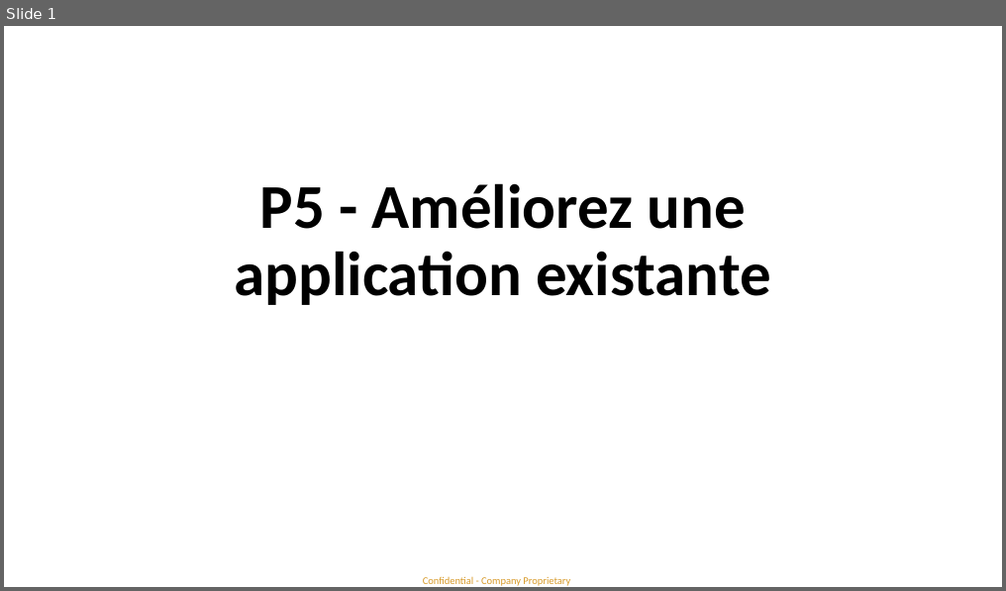
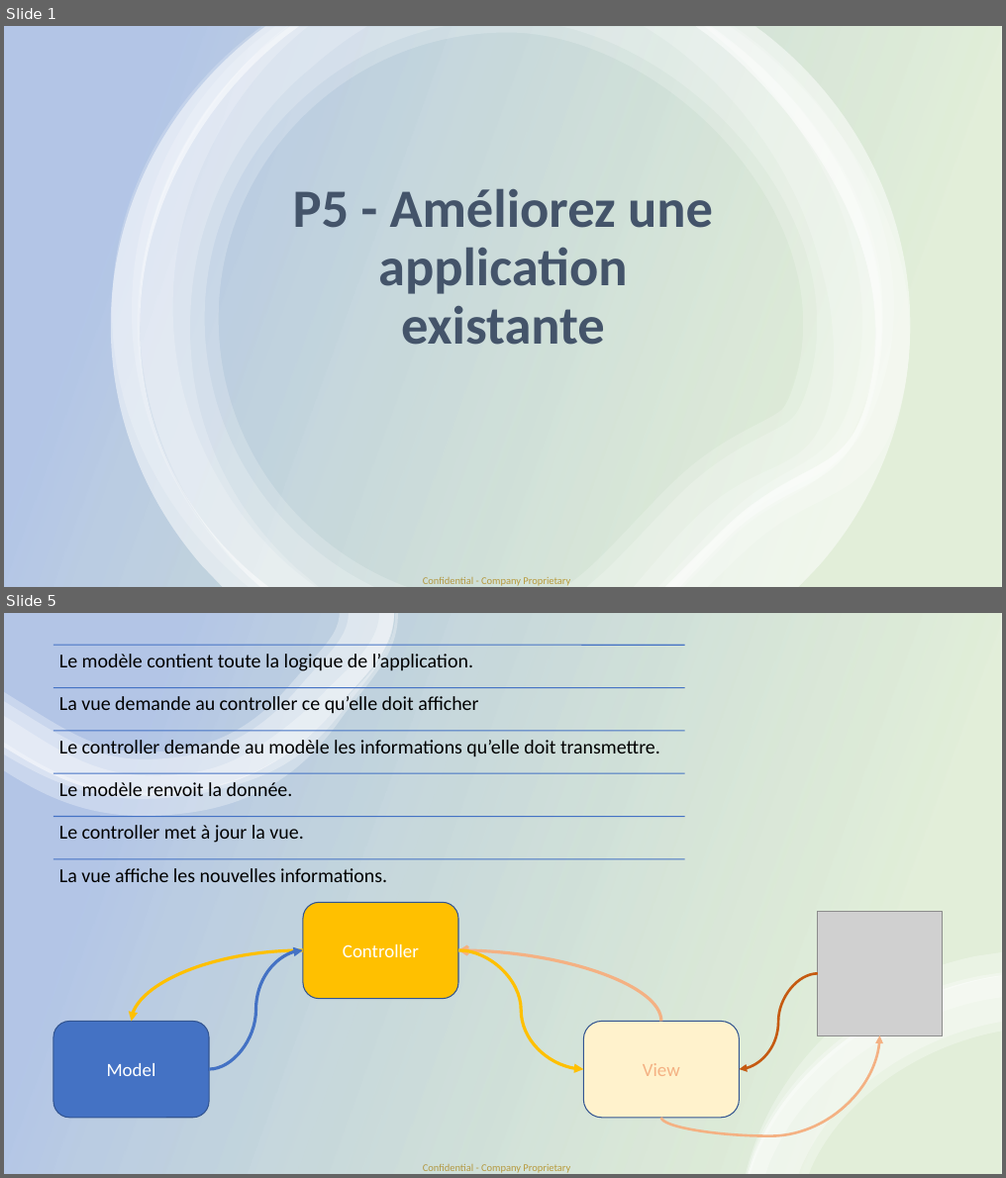
Before and after one commit to yoan8306/P5, a slide deck: P5_02_presentation/Présentation1.pptx. Shown one above the other, each under a label of ours: slide 1 before the commit, slides 1 and 5 after it; the slides between them are not shown. The pictures are 1006x591 and 1006x1178 pixels, drawn with LibreOffice and Linux fonts; fonts in the diff are those of the drawing; grey boxes stand for pictures. Boxes give left, top, right and bottom in pixels: in the first picture for what was removed or moved away, otherwise in the second. Text is boxed around its words. In the diff, an @@ line names an element or a change of style, - is before the commit and + after.

```diff
--- a/P5_02_presentation/Présentation1.pptx
+++ b/P5_02_presentation/Présentation1.pptx
@@ slide 5 added at (x1=4, y1=613, x2=1002, y2=1174), background #FFFFFF; not listed: 1 template element that a slide beside it also shows @@
@@ rectangle added at (x1=4, y1=613, x2=1002, y2=1174), fill gradient #70AD47 to #4472C4 @@
@@ group added at (x1=4, y1=613, x2=399, y2=816): 4 freeform shapes @@
@@ group added at (x1=54, y1=646, x2=685, y2=882): 6 lines, 6 texts @@
+Le modèle contient toute la logique de l’application.
+La vue demande au controller ce qu’elle doit afficher
+Le controller demande au modèle les informations qu’elle doit transmettre.
+Le modèle renvoit la donnée.
+Le controller met à jour la vue.
+La vue affiche les nouvelles informations.
@@ rounded rectangle added at (x1=303, y1=903, x2=458, y2=999), fill #FFC000, outline #325491 1 pt, 18 pt, text #FFFFFF @@
+Controller
@@ picture added at (x1=818, y1=912, x2=943, y2=1036) @@
@@ curved arrow added from (303, 951) to (132, 1022), #FFC000 3 pt @@
@@ curved arrow added from (209, 1069) to (303, 951), #4472C4 3 pt @@
@@ curved arrow added from (661, 1022) to (458, 951), #F4B183 3 pt @@
@@ curved arrow added from (458, 951) to (583, 1069), #FFC000 3 pt @@
@@ curved arrow added from (818, 973) to (740, 1069), #C55A11 2.5 pt @@
@@ group added at (x1=746, y1=953, x2=1002, y2=1174): 4 freeform shapes @@
@@ rounded rectangle added at (x1=54, y1=1022, x2=209, y2=1118), fill #4472C4, outline #325491 1 pt, 18 pt, text #FFFFFF @@
+Model
@@ rounded rectangle added at (x1=583, y1=1022, x2=740, y2=1118), fill #FFF2CC, outline #325491 1 pt, 18 pt, text #F4B183 @@
+View
@@ curved arrow added from (661, 1118) to (880, 1036), #F4B183 2.5 pt @@
@@ slide 1 changed as well @@
@@ rectangle added at (x1=4, y1=26, x2=1002, y2=587), fill gradient #70AD47 to #4472C4 @@
@@ group added at (x1=111, y1=26, x2=911, y2=587): 6 freeform shapes @@
@@ title "P5 - Améliorez une application ..." moved from (x1=235, y1=183, x2=771, y2=305) to (x1=293, y1=189, x2=713, y2=345) @@
@@ title "P5 - Améliorez une application ..." at (x1=293, y1=189, x2=713, y2=345): size 60 to 52 pt, text colour #000000 to #44546A @@
```
Also in this commit, not shown: 1 other slide changed, 2 other slides added, 3 other files.
